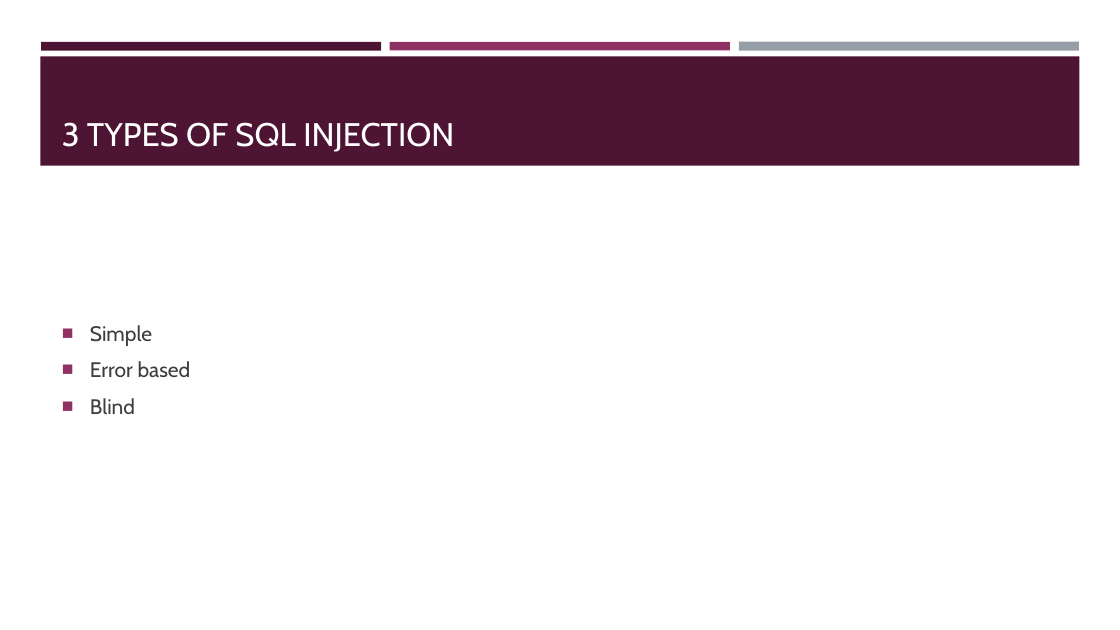
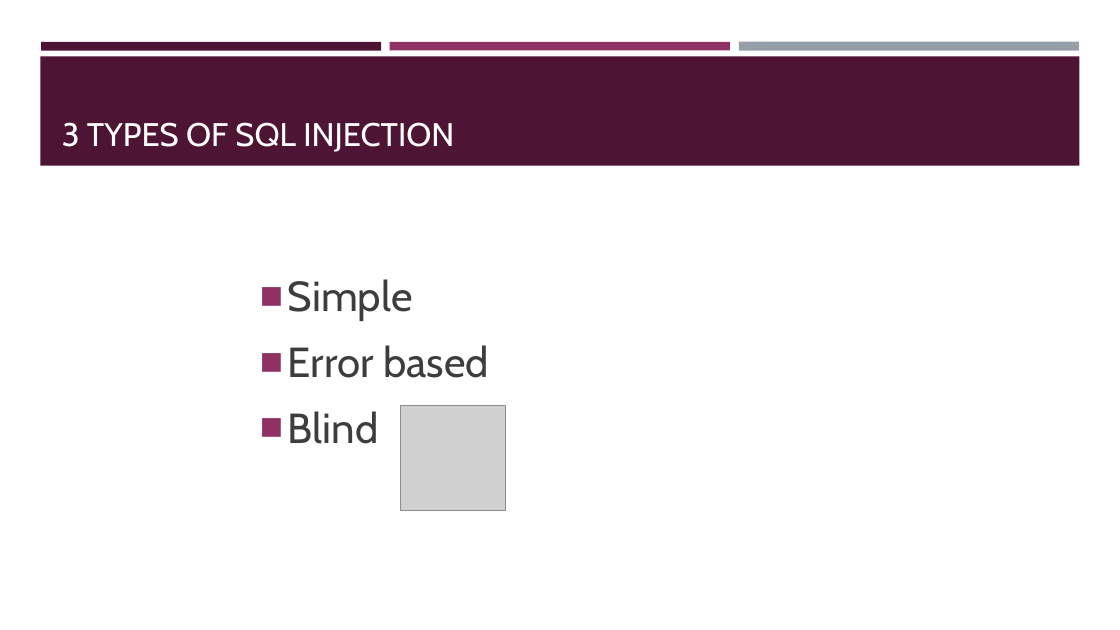
Before and after one commit to sidsenkumar11/sidsenkumar11.github.io, a slide deck: slide 2 of presentations/9-16_GreyHat_SQL_Injection.pptx. Drawn at 1120x630 pixels with LibreOffice and Linux fonts; fonts in the diff are those of the drawing; grey boxes stand for pictures. Boxes give left, top, right and bottom in pixels: in the first picture for what was removed or moved away, otherwise in the second. Text is boxed around its words. In the diff, an @@ line names an element or a change of style, - is before the commit and + after.

Commit message:
Completed SQL Injection Presentation
Updated Intro Presentation

```diff
--- a/presentations/9-16_GreyHat_SQL_Injection.pptx
+++ b/presentations/9-16_GreyHat_SQL_Injection.pptx
@@ text "Simple": place and size @@
-text "Simple" at [90, 325, 191, 414]
+text "Simple" at [288, 279, 489, 444]
@@ text "Simple" at [288, 279, 489, 444]: size 18 to 36 pt; more space between paragraphs @@
@@ picture added at [401, 405, 506, 510] @@
```
Also in this commit, not shown: 5 other slides changed, 1 slide added.
